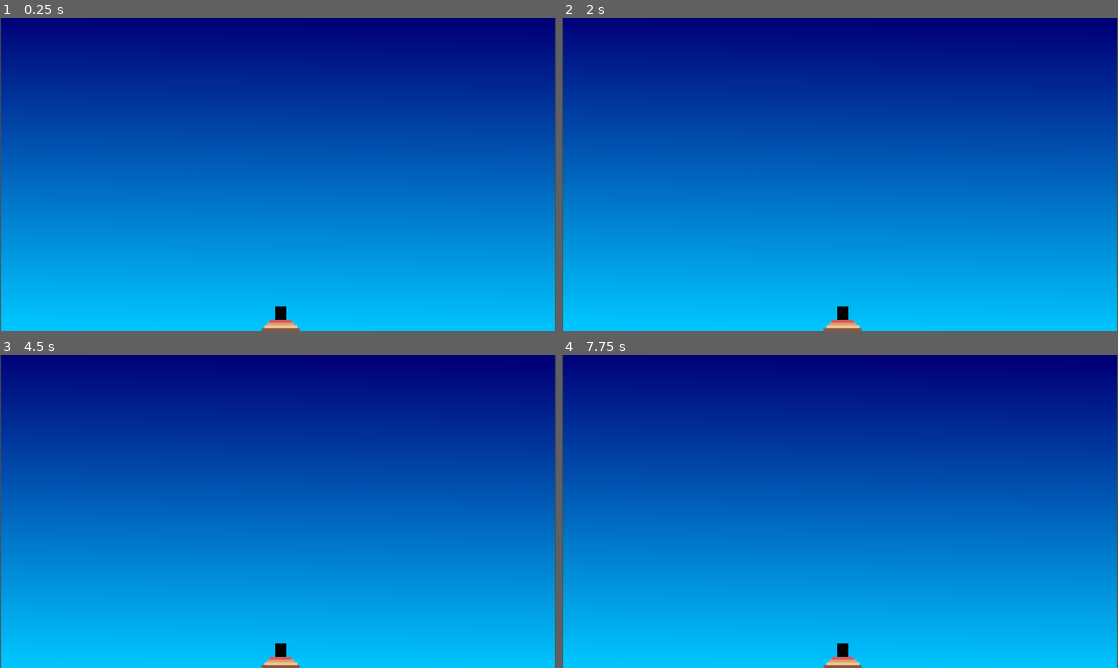
Above: before the commit, frames 1-4 (two rows, left to right).
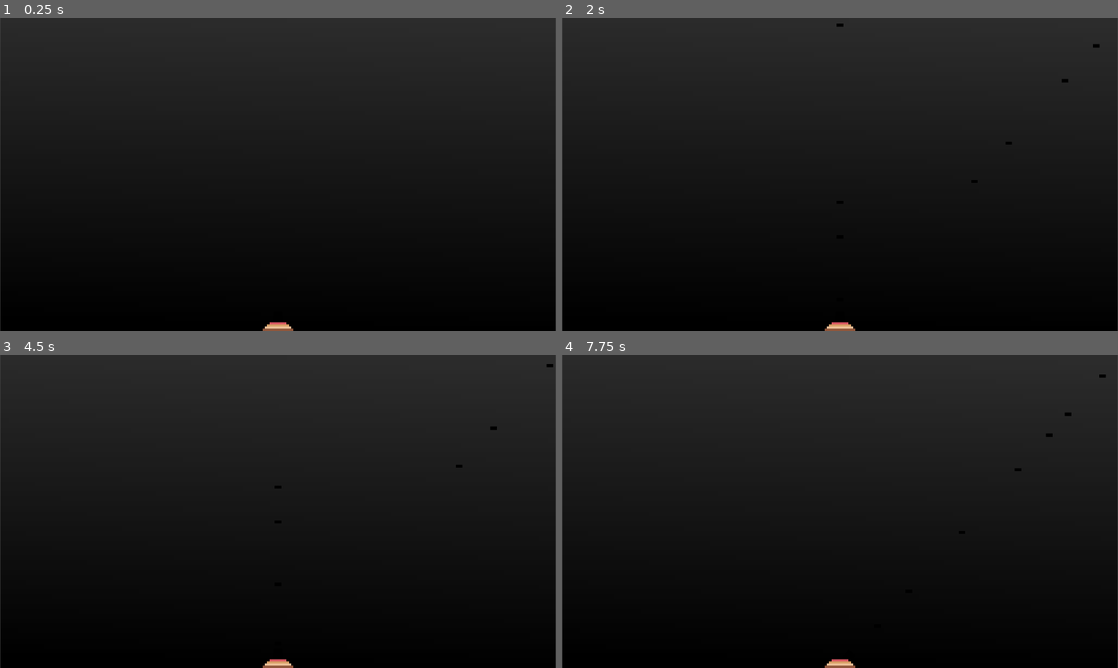
Above: after the commit, the same moments.

Repository: neonille/AirBattle
Game: Godot game, scene res://Scenes/main.tscn
Same seed, same stepped clock (60 frames per second), same inputs: the game is played once before the commit and once after it.
Inputs:
- Up to frame 1 (0.25 s): no input
- Up to frame 2 (2 s): tap Enter (ui_accept) at 0.5, 0.6, 0.77, 1.07, 1.25, 1.35, 1.52, 1.82 s; hold Right (ui_right) 0.53-1.28 s; hold Left (ui_left) from 1.28 s (still down)
- Up to frame 3 (4.5 s): release Left (ui_left) at 2.03 s; hold Right (ui_right) 2.03-3.53 s; tap Enter (ui_accept) at 2.1, 2.85, 3.02, 3.32, 3.5, 3.6, 3.77, 4.07, 4.35 s; hold Left (ui_left) from 3.53 s (still down)
- Up to frame 4 (7.75 s): tap Enter (ui_accept) at 4.52, 4.82, 5.1, 5.75, 5.85, 6.02, 6.32, 6.5, 6.6, 6.77, 7.07, 7.35, 7.52 s; release Left (ui_left) at 5.78 s; hold Right (ui_right) from 5.78 s (still down)

The runs differ from the first frame. In frame 1, 100% of the frame differs, in the area x 0-100%, y 0-100%; in frame 2, 100%; in frame 3, 100%; in frame 4, 100%.

Commit message:
Add bullet and canon functionality; update scene configurations and scripts

Diff:
--- a/Scenes/Bullet.tscn
+++ b/Scenes/Bullet.tscn
@@ -1,8 +1,20 @@
-[gd_scene load_steps=2 format=3 uid="uid://ck1pjxdh2w0w1"]
+[gd_scene load_steps=4 format=3 uid="uid://ck1pjxdh2w0w1"]
 
 [ext_resource type="Texture2D" uid="uid://c3vbni2lf87fk" path="res://Art/bullet.png" id="1_vlxeq"]
+[ext_resource type="Script" uid="uid://djvt5kacgtd1u" path="res://Scenes/bullet.gd" id="2_14k46"]
 
-[node name="Sprite2D" type="Sprite2D"]
+[sub_resource type="RectangleShape2D" id="RectangleShape2D_vlxeq"]
+size = Vector2(1.7952, 0.845243)
+
+[node name="Bullet" type="Sprite2D"]
 texture_filter = 1
-scale = Vector2(2.305, 2.305)
+scale = Vector2(1.5, 1.5)
 texture = ExtResource("1_vlxeq")
+script = ExtResource("2_14k46")
+speed = 96
+
+[node name="Area2D" type="Area2D" parent="."]
+
+[node name="CollisionShape2D" type="CollisionShape2D" parent="Area2D"]
+position = Vector2(-0.0234702, -0.0113939)
+shape = SubResource("RectangleShape2D_vlxeq")
--- /dev/null
+++ b/Scenes/bullet.gd
@@ -0,0 +1,11 @@
+extends Sprite2D
+
+class_name Bullet
+
+var direction = Vector2.UP
+@export var speed = 0
+
+func _process(delta: float) -> void:
+	position += delta * speed * direction
+	if position.y < 1:
+		queue_free()
--- /dev/null
+++ b/Scenes/canon.gd
@@ -0,0 +1,23 @@
+extends Sprite2D
+
+var bullet = preload("res://Scenes/Bullet.tscn")
+var directions = [-0.9, 0, 0.9]
+var rotations = [-37, 0, 37]
+var currentDir = 1
+
+
+func _process(delta: float) -> void:
+	if Input.is_action_just_pressed("ui_right"):
+		currentDir += 1
+		if currentDir == 3:
+			currentDir = 2
+	if Input.is_action_just_pressed("ui_left"):
+		currentDir -= 1
+		if currentDir == -1:
+			currentDir = 0
+	if Input.is_action_just_pressed("ui_accept"):
+		var bull = bullet.instantiate() as Bullet
+		get_parent().add_child(bull)
+		bull.position = position
+		bull.direction = Vector2(directions[currentDir],-1)
+	rotation_degrees =  rotations[currentDir]
--- a/Scenes/main.tscn
+++ b/Scenes/main.tscn
@@ -1,49 +1,64 @@
-[gd_scene load_steps=5 format=3 uid="uid://cspookngc1ycl"]
+[gd_scene load_steps=8 format=3 uid="uid://cspookngc1ycl"]
 
 [ext_resource type="Texture2D" uid="uid://rtfger0kqw42" path="res://Art/canonBase.png" id="1_bo1nx"]
 [ext_resource type="Texture2D" uid="uid://bagw6at1l5t0y" path="res://Art/canonHead.png" id="2_8gbba"]
+[ext_resource type="Script" uid="uid://dmcu6bta16ibl" path="res://Scenes/canon.gd" id="3_8gbba"]
 
 [sub_resource type="Gradient" id="Gradient_0xm2m"]
-colors = PackedColorArray(0, 0, 0.470588, 1, 0, 0.772549, 1, 1)
+colors = PackedColorArray(0, 0, 0.470588, 1, 2.11775e-06, 0.744115, 0.963751, 1)
 
 [sub_resource type="GradientTexture2D" id="GradientTexture2D_h2yge"]
 gradient = SubResource("Gradient_0xm2m")
 fill_from = Vector2(0.527523, 0)
 fill_to = Vector2(0.5, 1)
 
+[sub_resource type="Gradient" id="Gradient_8gbba"]
+colors = PackedColorArray(0, 0, 0, 1, 0.172833, 0.172833, 0.172833, 1)
+
+[sub_resource type="GradientTexture2D" id="GradientTexture2D_jjvhh"]
+gradient = SubResource("Gradient_8gbba")
+fill_from = Vector2(0.513761, 1)
+fill_to = Vector2(0.555046, 0)
+
 [node name="Node2D" type="Node2D"]
 
-[node name="Menu" type="Node" parent="."]
+[node name="Menu" type="Node2D" parent="."]
 
-[node name="Game" type="Node" parent="."]
+[node name="Game" type="Node2D" parent="."]
 
-[node name="CanonBase" type="Sprite2D" parent="Game"]
+[node name="Base" type="Sprite2D" parent="Game"]
 z_index = 1
 texture_filter = 1
-position = Vector2(105, 105)
+position = Vector2(128, 136)
 texture = ExtResource("1_bo1nx")
 
-[node name="CanonHead" type="Sprite2D" parent="Game"]
+[node name="Canon" type="Sprite2D" parent="Game"]
 texture_filter = 1
-position = Vector2(105, 113)
+position = Vector2(128, 144)
 scale = Vector2(1, 0.75)
 texture = ExtResource("2_8gbba")
 offset = Vector2(0, -7.99999)
-
-[node name="Marker2D" type="Marker2D" parent="Game/CanonHead"]
-position = Vector2(0, -5.33333)
-scale = Vector2(1, 1.33333)
+script = ExtResource("3_8gbba")
 
 [node name="Camera2D" type="Camera2D" parent="Game"]
-position = Vector2(104, 56)
-zoom = Vector2(5.68, 5.68)
-metadata/_edit_lock_ = true
+position = Vector2(128, 72)
+zoom = Vector2(7.495, 7.495)
 
-[node name="TextureRect" type="TextureRect" parent="Game"]
+[node name="Sky" type="TextureRect" parent="."]
+modulate = Color(1, 1, 1, 0)
 z_index = -1
-offset_left = 3.0
-offset_top = -1.0
-offset_right = 205.0
-offset_bottom = 113.0
+anchors_preset = -1
+anchor_right = 0.112167
+anchor_bottom = 0.110778
+offset_right = 256.0
+offset_bottom = 144.0
 texture = SubResource("GradientTexture2D_h2yge")
-metadata/_edit_lock_ = true
+
+[node name="Sky2" type="TextureRect" parent="."]
+z_index = -2
+anchors_preset = -1
+anchor_right = 0.112167
+anchor_bottom = 0.110778
+offset_right = 256.0
+offset_bottom = 144.0
+texture = SubResource("GradientTexture2D_jjvhh")
--- a/project.godot
+++ b/project.godot
@@ -18,6 +18,8 @@
 
 [display]
 
+window/size/viewport_width=1920
+window/size/viewport_height=1080
 window/stretch/mode="viewport"
 window/stretch/aspect="ignore"
 
Not shown, added: Scenes/bullet.gd.uid
Not shown, added: Scenes/canon.gd.uid
